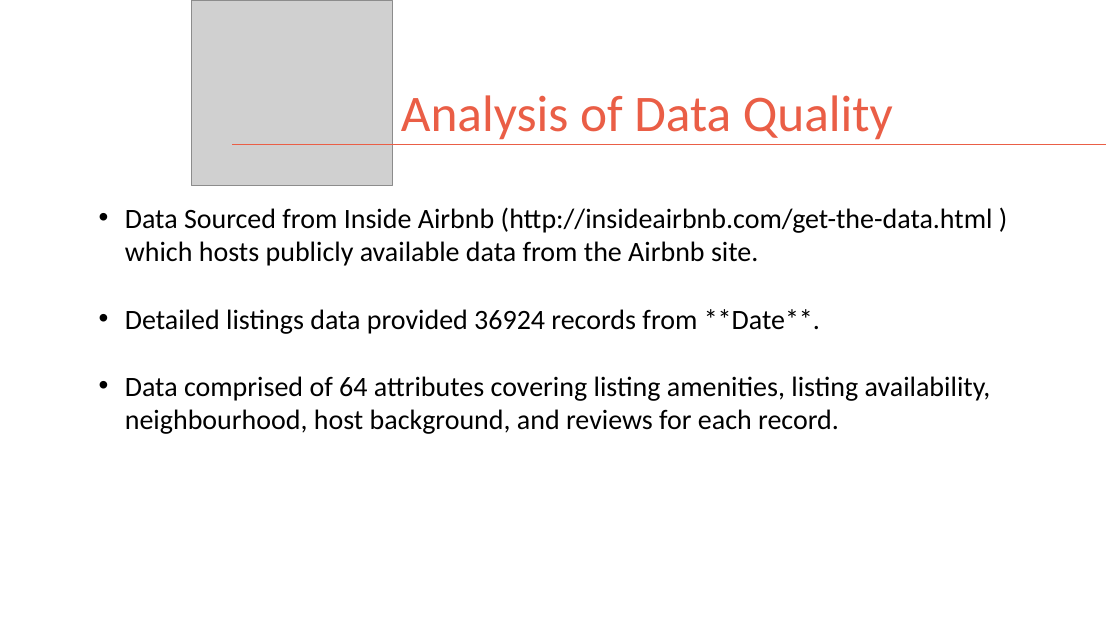
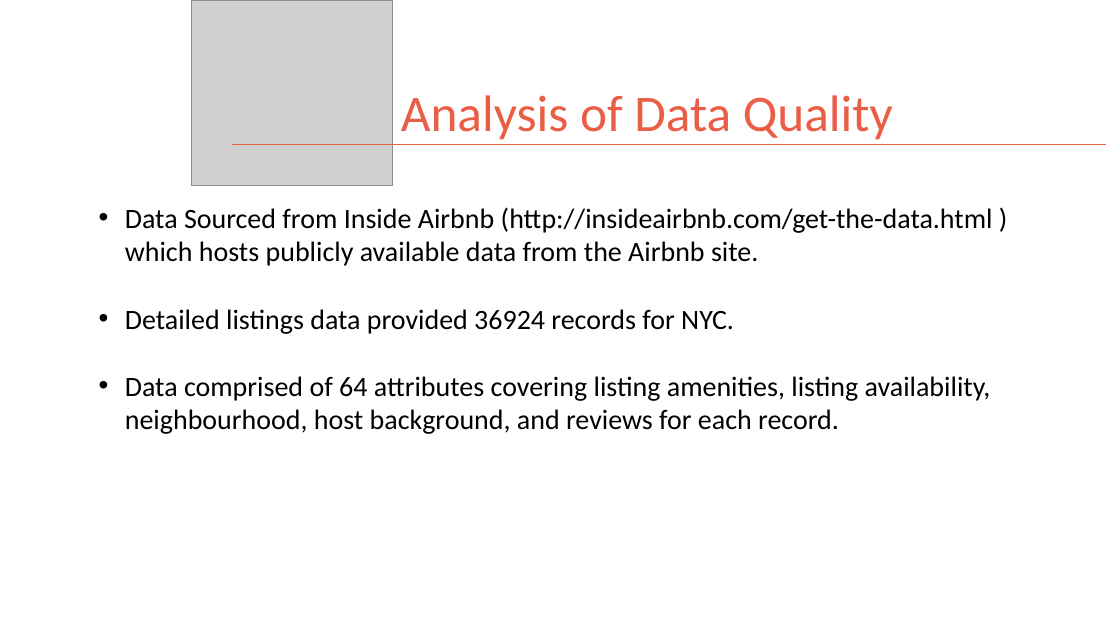
Before and after one commit to kman4/Airbnb_analysis_NYC, a slide deck: slide 4 of Airbnb NYC Analysis Presentation Deck.pptx. Drawn at 1120x630 pixels with LibreOffice and Linux fonts; fonts in the diff are those of the drawing; grey boxes stand for pictures. Boxes give left, top, right and bottom in pixels: in the first picture for what was removed or moved away, otherwise in the second. Text is boxed around its words. In the diff, an @@ line names an element or a change of style, - is before the commit and + after.

```diff
--- a/Airbnb NYC Analysis Presentation Deck.pptx
+++ b/Airbnb NYC Analysis Presentation Deck.pptx
@@ text at (x1=125, y1=309, x2=734, y2=334): text changed @@
-• Detailed listings data provided 36924 records from **Date**.
+• Detailed listings data provided 36924 records for NYC.
```
Also in this commit, not shown: 8 other slides changed, 7 slides added, 2 slides removed.
